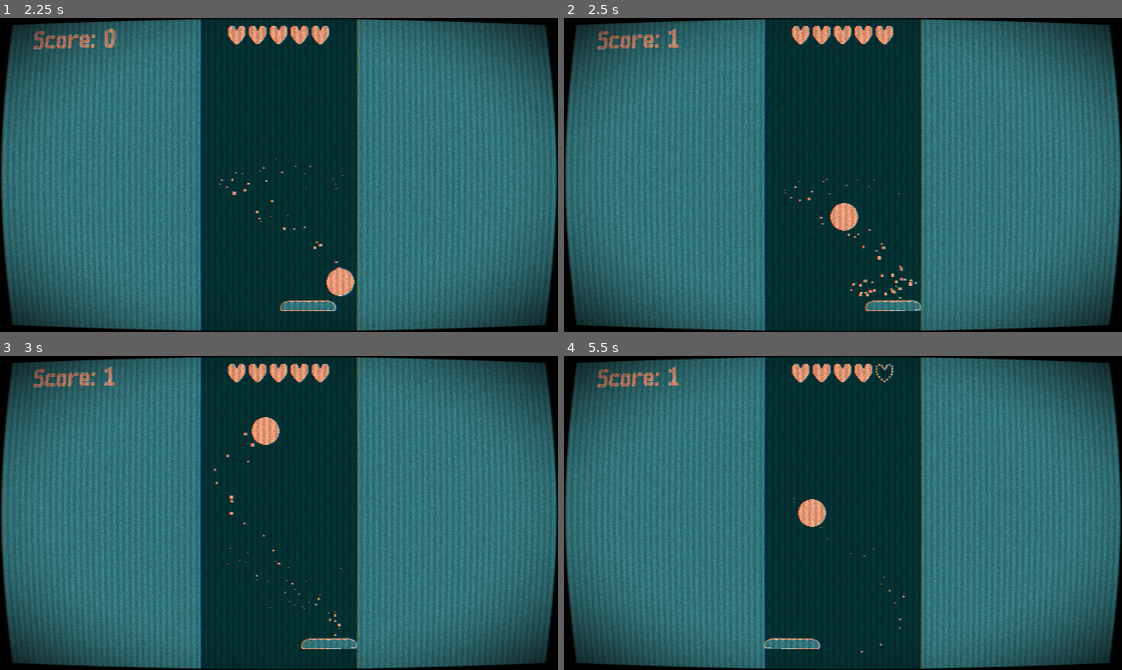
Above: before the commit, frames 1-4 (two rows, left to right).
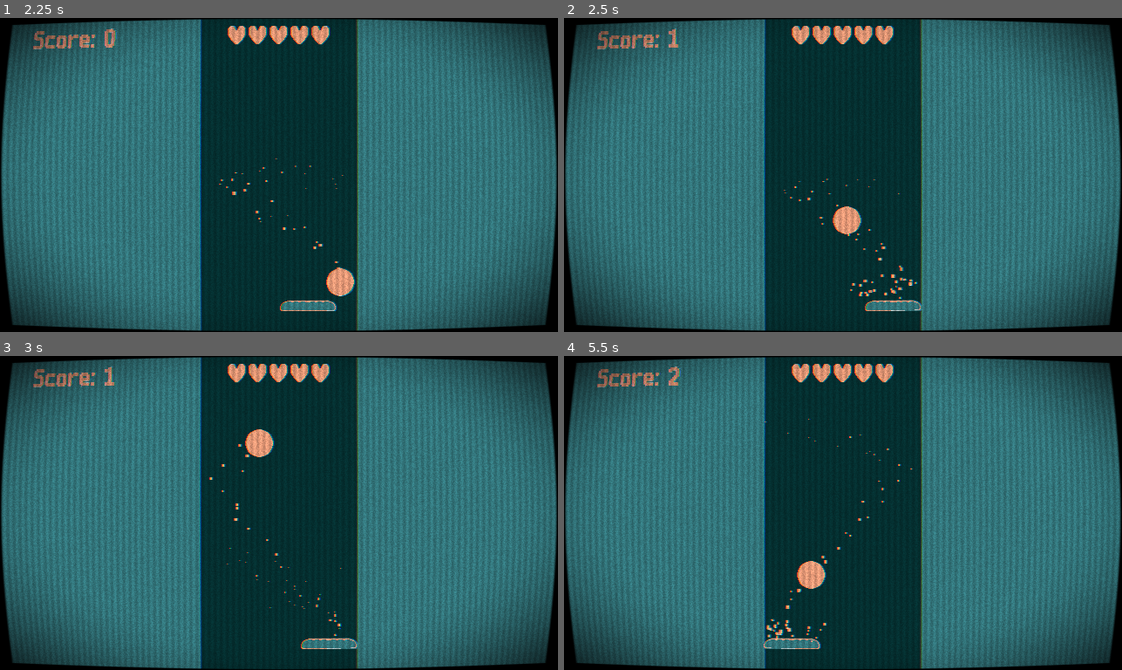
Above: after the commit, the same moments.

Repository: YannVeld/LD60
Game: Godot game, scene res://main.tscn
Same seed, same stepped clock (60 frames per second), same inputs: the game is played once before the commit and once after it.
Inputs (mouse positions are in pixels of both pictures, inside the frame that each line leads up to):
- Up to frame 1 (2.25 s): tap Enter at 0.5 s; move the mouse to (401, 159) at 0.52 s; hold Right (move_right) 0.53-1.28 s; tap Space (confirm) at 0.6 s; move the mouse to (167, 190) at 1.27 s; hold Left (move_left) 1.28-2.03 s; tap R (reroll) at 1.35 s; move the mouse to (334, 105) at 2.02 s; hold Right (move_right) from 2.03 s (still down); tap 1 at 2.1 s
- Up to frame 2 (2.5 s): keep holding Right (move_right)
- Up to frame 3 (3 s): keep holding Right (move_right); move the mouse to (251, 575) at 2.77 s; tap 2 at 2.85 s
- Up to frame 4 (5.5 s): move the mouse to (1010, 560) at 3.52 s; release Right (move_right) at 3.53 s; hold Left (move_left) from 3.53 s (still down); tap 3 at 3.6 s; move the mouse to (675, 465) at 4.27 s; tap 4 at 4.35 s; move the mouse to (870, 513) at 5.02 s; tap 5 at 5.1 s

Frame 1 is identical in both runs. In frame 2, 0.2% of the frame differs, in the area x 47-60%, y 58-83%; in frame 3, 0.6%; in frame 4, 1.2%, in the area x 18-63%, y 2-95%.

Commit message:
Fixed bug with remove max life upgrade

Diff:
--- a/Scripts/lives_manager.gd
+++ b/Scripts/lives_manager.gd
@@ -35,10 +35,16 @@
 	ballManager.bat_bounce.connect(_on_bat_bounce)
 	reset_game.connect(ballManager.reset)
 	reset_game.connect(upgradeManager.reset)
+	gameProperties.property_changed.connect(_on_max_life_reduced)
 	lives_lost = 0
 
 	gameProperties.initialize()
 	get_tree().paused = true
+
+func _on_max_life_reduced(property: String, new_value):
+	if property != "max_lives": return
+	lives_lost -= 1
+
 
 func _on_out_of_bounds(out_of_bounds_count: int):
 	bounces_since_fail = 0
--- a/gameProperties.tres
+++ b/gameProperties.tres
@@ -7,8 +7,6 @@
 [resource]
 script = ExtResource("1_2tppu")
 ball_initial_speed = 300.0
-ball_max_speed = 600.0
 ball_gravity = 0.25
-ball_random_angle = 45.0
-bat_boost = 150.0
+bat_boost = 125.0
 metadata/_custom_type_script = "uid://bbos43d6hcw4x"
